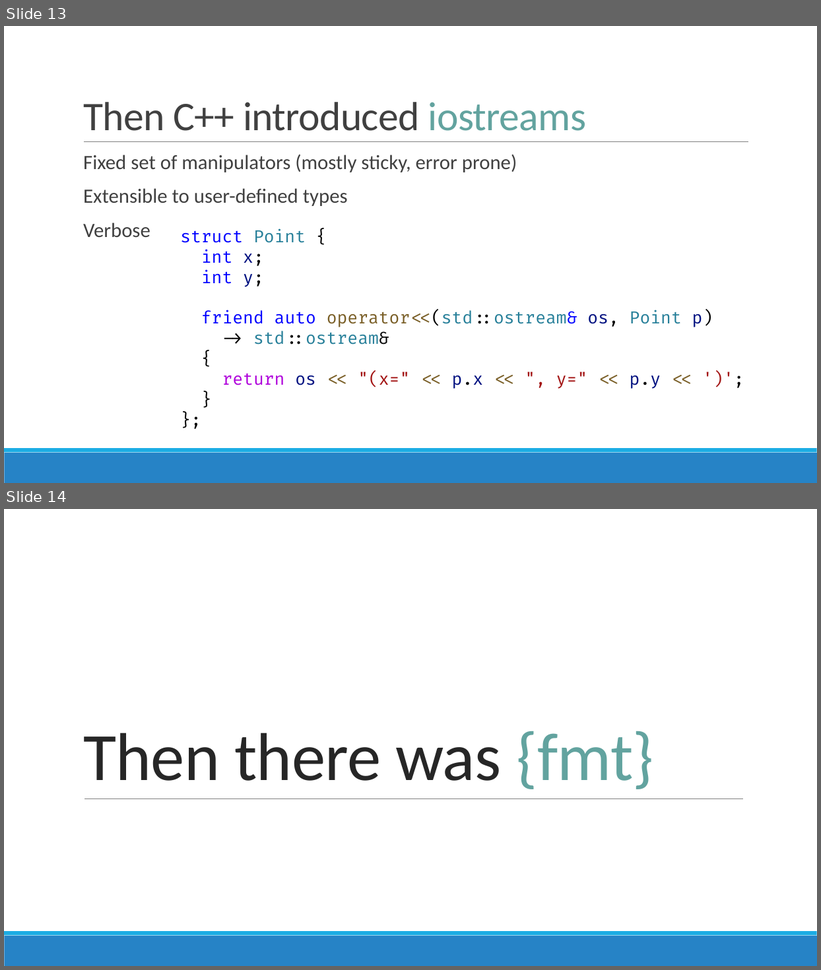
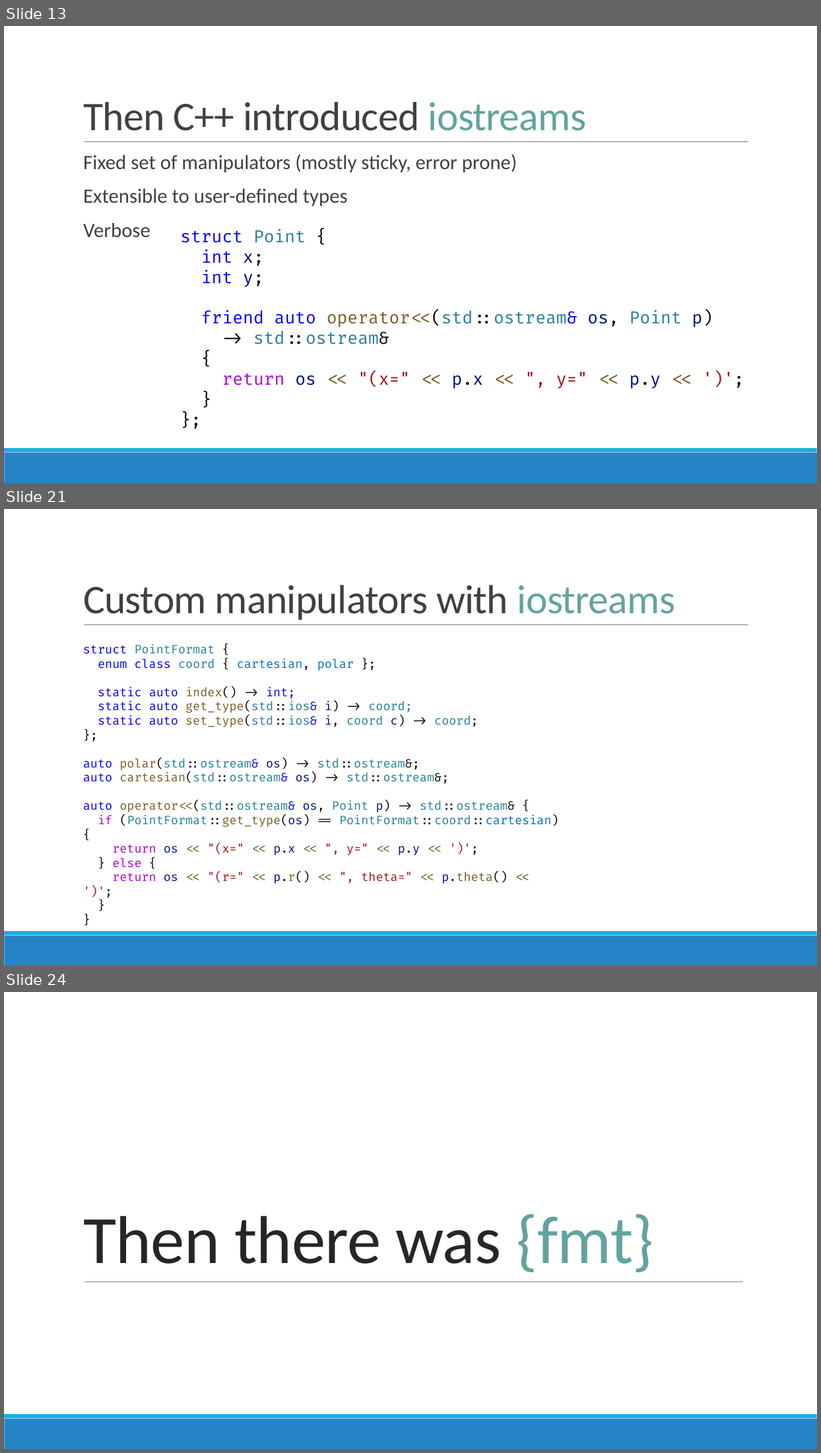
Before and after one commit to brevzin/cpp_proposals, a slide deck: talks/202209_cppcon/The Surprising Complexity of Formatting Ranges.pptx. Shown one above the other, each under a label of ours: slides 13 and 14 before the commit, slides 13, 21 and 24 after it; the slides between them are not shown. The pictures are 821x970 and 821x1453 pixels, drawn with LibreOffice and Linux fonts; fonts in the diff are those of the drawing. Boxes give left, top, right and bottom in pixels: in the first picture for what was removed or moved away, otherwise in the second. Text is boxed around its words. In the diff, an @@ line names an element or a change of style, - is before the commit and + after.

```diff
--- a/talks/202209_cppcon/The Surprising Complexity of Formatting Ranges.pptx
+++ b/talks/202209_cppcon/The Surprising Complexity of Formatting Ranges.pptx
@@ slide 21 added at (x1=4, y1=509, x2=817, y2=966), background #FFFFFF; not listed: 3 template elements that a slide beside it also shows @@
@@ title added at (x1=83, y1=585, x2=676, y2=620), 48 pt, text #404040 @@
+Custom manipulators with iostreams
@@ text added at (x1=83, y1=644, x2=559, y2=884), 14 pt, text #267F99 @@
+struct PointFormat {
+enum class coord { cartesian, polar };
+static auto index() -> int;
+static auto get_type(std::ios& i) -> coord;
+static auto set_type(std::ios& i, coord c) -> coord;
+};
+auto polar(std::ostream& os) -> std::ostream&;
+auto cartesian(std::ostream& os) -> std::ostream&;
+auto operator<<(std::ostream& os, Point p) -> std::ostream& {
+if (PointFormat::get_type(os) == PointFormat::coord::cartesian) {
+return os << "(x=" << p.x << ", y=" << p.y << ')';
+} else {
+return os << "(r=" << p.r() << ", theta=" << p.theta() << ')';
+}
+}
@@ what was slide 14 is now slide 24 @@
```
Also in this commit, not shown: 3 slides changed, 10 other slides added.
